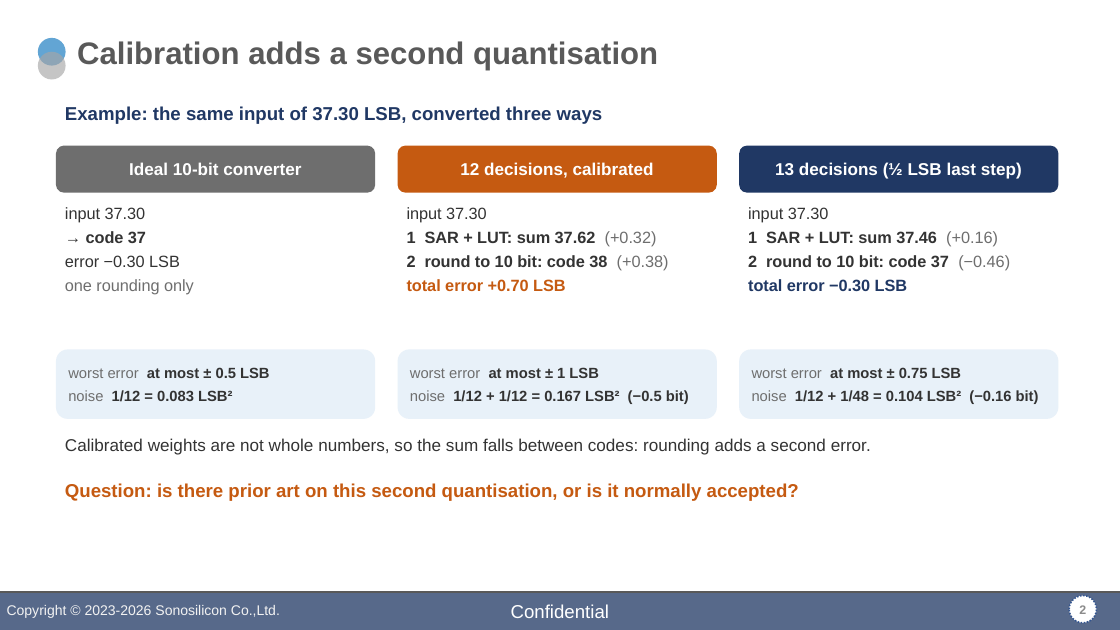
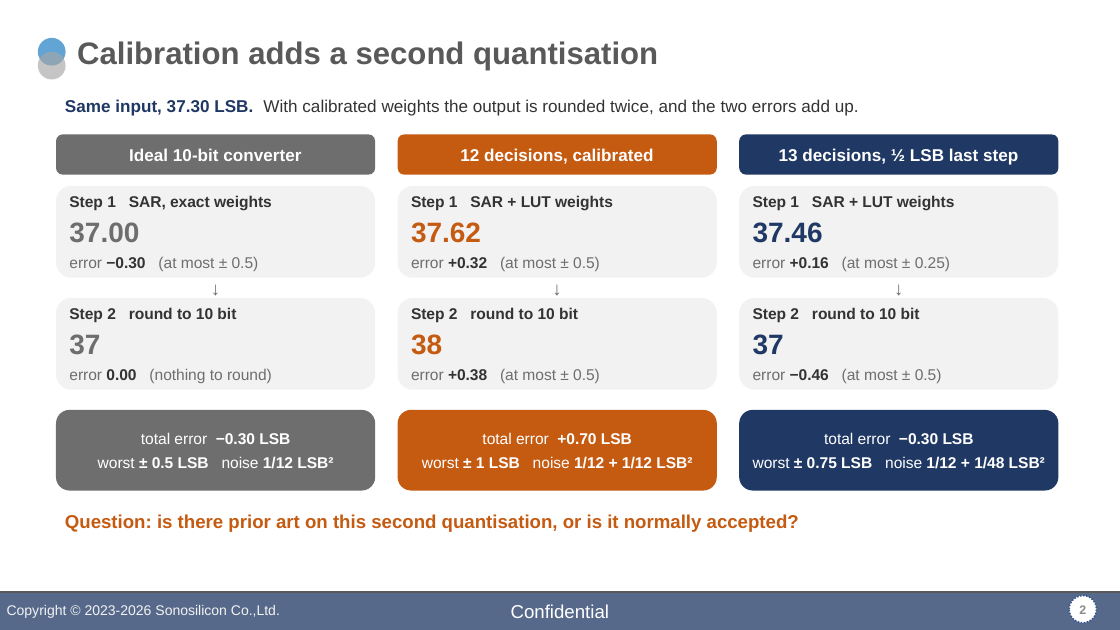
Before and after one commit to DirkJanKr/F280049C_MotorDrive, a slide deck: slide 2 of Zaan_MATLAB/slides/zaan_meeting_slides.pptx. Drawn at 1120x630 pixels with LibreOffice and Linux fonts; fonts in the diff are those of the drawing; background and template pictures are left out. Boxes give left, top, right and bottom in pixels: in the first picture for what was removed or moved away, otherwise in the second. Text is boxed around its words. In the diff, an @@ line names an element or a change of style, - is before the commit and + after.

```diff
--- a/Zaan_MATLAB/slides/zaan_meeting_slides.pptx
+++ b/Zaan_MATLAB/slides/zaan_meeting_slides.pptx
@@ text at (65,99,859,116): text changed; size 12 to 11 pt; text colour #203864 to #333333; bold off @@
-Example: the same input of 37.30 LSB, converted three ways
+Same input, 37.30 LSB. With calibrated weights the output is rounded twice, and the two errors add up.
@@ rounded rectangle "Ideal 10-bit converter": place and size @@
-rounded rectangle "Ideal 10-bit converter" at (56,146,375,193)
+rounded rectangle "Ideal 10-bit converter" at (56,134,375,175)
@@ rounded rectangle "12 decisions, calibrated": place and size @@
-rounded rectangle "12 decisions, calibrated" at (398,146,717,193)
+rounded rectangle "12 decisions, calibrated" at (398,134,717,175)
@@ rounded rectangle "13 decisions, ½ LSB last ...": place and size @@
-rounded rectangle "13 decisions, ½ LSB last ..." at (739,146,1058,193)
+rounded rectangle "13 decisions, ½ LSB last ..." at (739,134,1058,175)
@@ text in rounded rectangle at (779,148,1018,165): text changed @@
-13 decisions (½ LSB last step)
+13 decisions, ½ LSB last step
@@ rounded rectangle "Step 1 SAR, exact weights": place and size @@
-rounded rectangle "Step 1 SAR, exact weights" at (65,207,194,295)
+rounded rectangle "Step 1 SAR, exact weights" at (56,186,375,278)
@@ rounded rectangle "Step 1 SAR, exact weights" at (56,186,375,278): vertical alignment top to middle; fill none to #F2F2F2 @@
@@ text in rounded rectangle at (69,195,272,271): text changed; size 10.5 to 10 pt; bold on @@
-input 37.30
-→ code 37
-error −0.30 LSB
-one rounding only
+Step 1 SAR, exact weights
+37.00
+error −0.30 (at most ± 0.5)
@@ rounded rectangle added at (398,186,717,278), fill #F2F2F2, 10 pt, text #333333, bold @@
+Step 1 SAR + LUT weights
+37.62
+error +0.32 (at most ± 0.5)
@@ text removed at (407,207,669,291) @@
-input 37.30
-1 SAR + LUT: sum 37.62 (+0.32)
-2 round to 10 bit: code 38 (+0.38)
-total error +0.70 LSB
@@ rounded rectangle added at (739,186,1058,278), fill #F2F2F2, 10 pt, text #333333, bold @@
+Step 1 SAR + LUT weights
+37.46
+error +0.16 (at most ± 0.25)
@@ text removed at (748,207,1010,291) @@
-input 37.30
-1 SAR + LUT: sum 37.46 (+0.16)
-2 round to 10 bit: code 37 (−0.46)
-total error −0.30 LSB
@@ rounded rectangle added at (56,298,375,390), fill #F2F2F2, 10 pt, text #6E6E6E, bold @@
+Step 2 round to 10 bit
+37
+error 0.00 (nothing to round)
@@ text added at (194,273,239,301), 12 pt, text #6E6E6E, bold @@
+↓
@@ rounded rectangle added at (398,298,717,390), fill #F2F2F2, 10 pt, text #333333, bold @@
+Step 2 round to 10 bit
+38
+error +0.38 (at most ± 0.5)
@@ text added at (534,273,579,301), 12 pt, text #6E6E6E, bold @@
+↓
@@ rounded rectangle added at (739,298,1058,390), fill #F2F2F2, 10 pt, text #333333, bold @@
+Step 2 round to 10 bit
+37
+error −0.46 (at most ± 0.5)
@@ text added at (877,273,922,301), 12 pt, text #6E6E6E, bold @@
+↓
@@ rounded rectangle "total error −0.30 LSB": place and size @@
-rounded rectangle "total error −0.30 LSB" at (56,349,375,419)
+rounded rectangle "total error −0.30 LSB" at (56,410,375,491)
@@ rounded rectangle "total error −0.30 LSB" at (56,410,375,491): fill #E8F1F9 to #6E6E6E @@
@@ rounded rectangle "total error +0.70 LSB": place and size @@
-rounded rectangle "total error +0.70 LSB" at (398,349,717,419)
+rounded rectangle "total error +0.70 LSB" at (398,410,717,491)
@@ rounded rectangle "total error +0.70 LSB" at (398,410,717,491): fill #E8F1F9 to #C55A11 @@
@@ rounded rectangle "total error −0.30 LSB": place and size @@
-rounded rectangle "total error −0.30 LSB" at (739,349,1058,419)
+rounded rectangle "total error −0.30 LSB" at (739,410,1058,491)
@@ rounded rectangle "total error −0.30 LSB" at (739,410,1058,491): fill #E8F1F9 to #203864 @@
@@ text removed at (65,438,871,455) @@
-Calibrated weights are not whole numbers, so the sum falls between codes: rounding adds a second error.
@@ text in rounded rectangle at (98,433,333,469): text changed; size 9.5 to 10 pt; text colour #333333 to #FFFFFF @@
-worst error at most ± 0.5 LSB
-noise 1/12 = 0.083 LSB²
+total error −0.30 LSB
+worst ± 0.5 LSB noise 1/12 LSB²
@@ text in rounded rectangle at (422,432,692,469): text changed; size 9.5 to 10 pt; text colour #333333 to #FFFFFF @@
-worst error at most ± 1 LSB
-noise 1/12 + 1/12 = 0.167 LSB² (−0.5 bit)
+total error +0.70 LSB
+worst ± 1 LSB noise 1/12 + 1/12 LSB²
@@ text in rounded rectangle at (753,432,1045,469): text changed; size 9.5 to 10 pt; text colour #333333 to #FFFFFF @@
-worst error at most ± 0.75 LSB
-noise 1/12 + 1/48 = 0.104 LSB² (−0.16 bit)
+total error −0.30 LSB
+worst ± 0.75 LSB noise 1/12 + 1/48 LSB²
@@ text "Question: is there prior art ...": place and size @@
-text "Question: is there prior art ..." at (65,483,799,501)
+text "Question: is there prior art ..." at (65,514,799,532)
```
Also in this commit, not shown: 1 other file.
